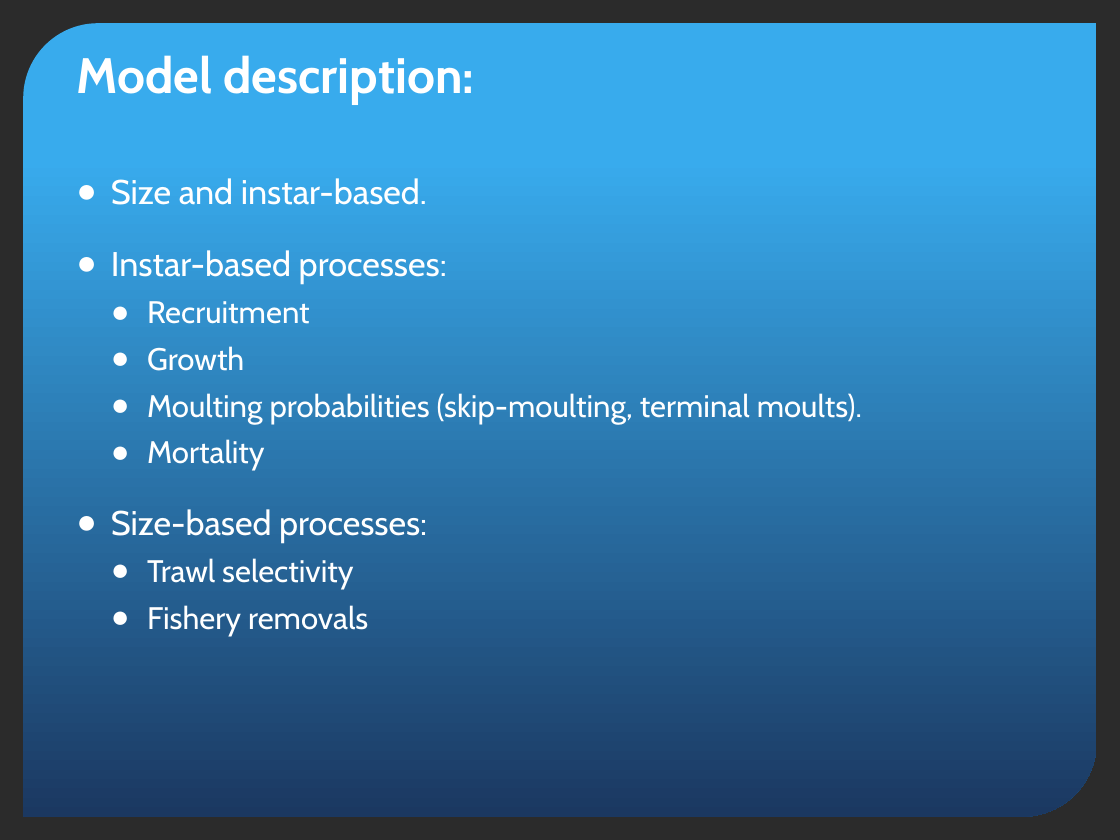
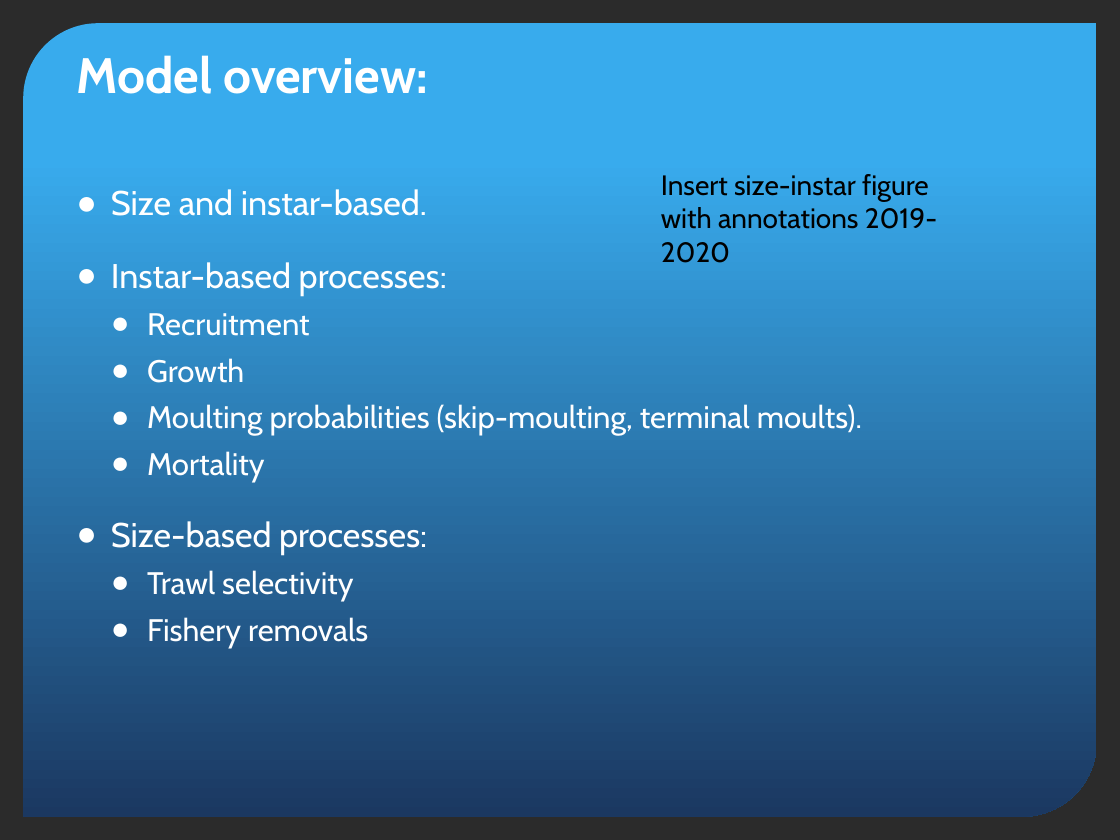
Before and after one commit to TobieSurette/snow-crab-population-dynamics, a slide deck: slide 4 of snow crab/Population Model.pptx (slide 5 before the commit). Drawn at 1120x840 pixels with LibreOffice and Linux fonts; fonts in the diff are those of the drawing; background and template pictures are left out; a plain dark background stands for a picture behind light text. Boxes give left, top, right and bottom in pixels: in the first picture for what was removed or moved away, otherwise in the second. Text is boxed around its words. In the diff, an @@ line names an element or a change of style, - is before the commit and + after.

```diff
--- a/snow crab/Population Model.pptx
+++ b/snow crab/Population Model.pptx
@@ title at (76,55,427,94): text changed @@
-Model description:
+Model overview:
@@ text "Size and instar-based.": place and size @@
-text "Size and instar-based." at (111,178,862,636)
+text "Size and instar-based." at (111,189,862,648)
@@ text added at (661,174,937,263), 18 pt, text #000000 @@
+Insert size-instar figure with annotations 2019-2020
```
Also in this commit, not shown: 12 other slides changed, 4 slides added, 3 slides removed.
